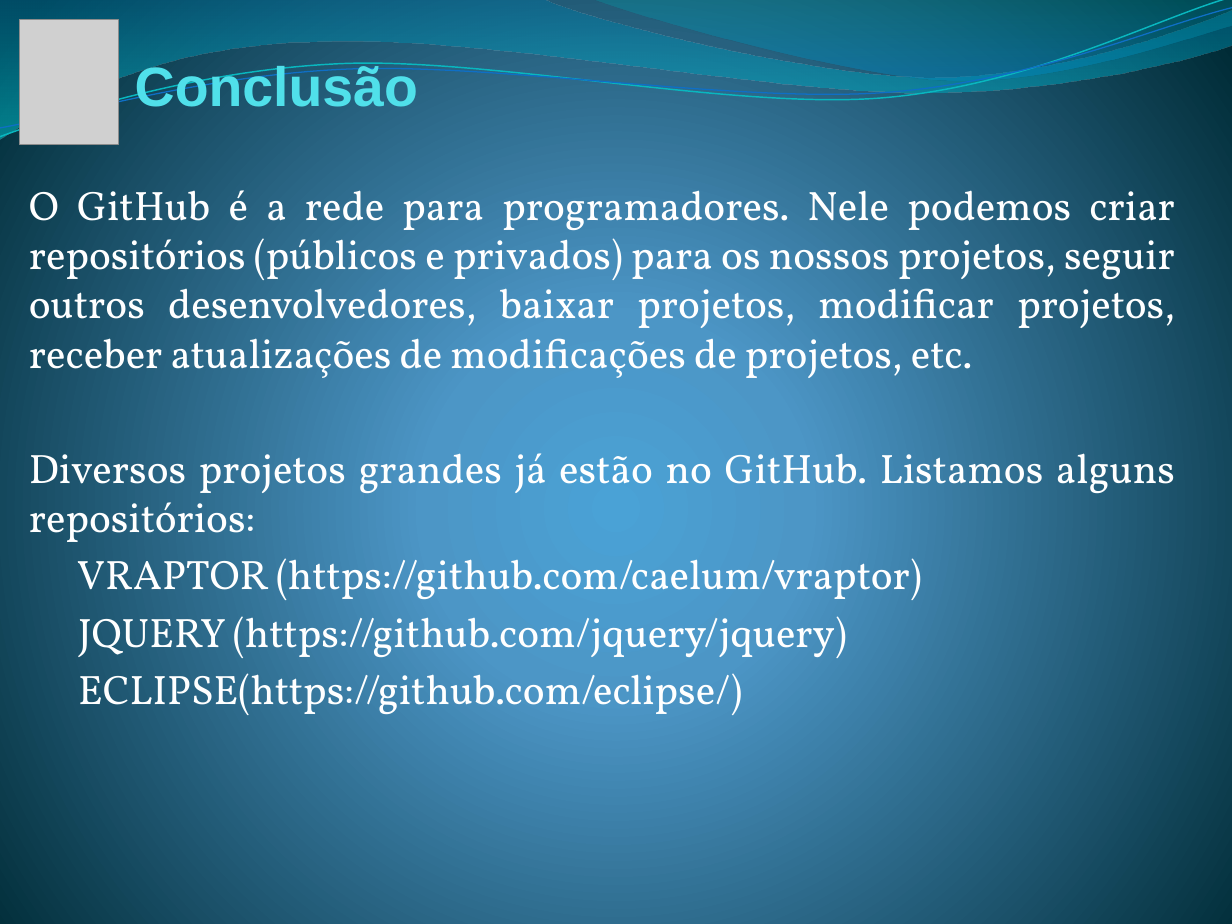
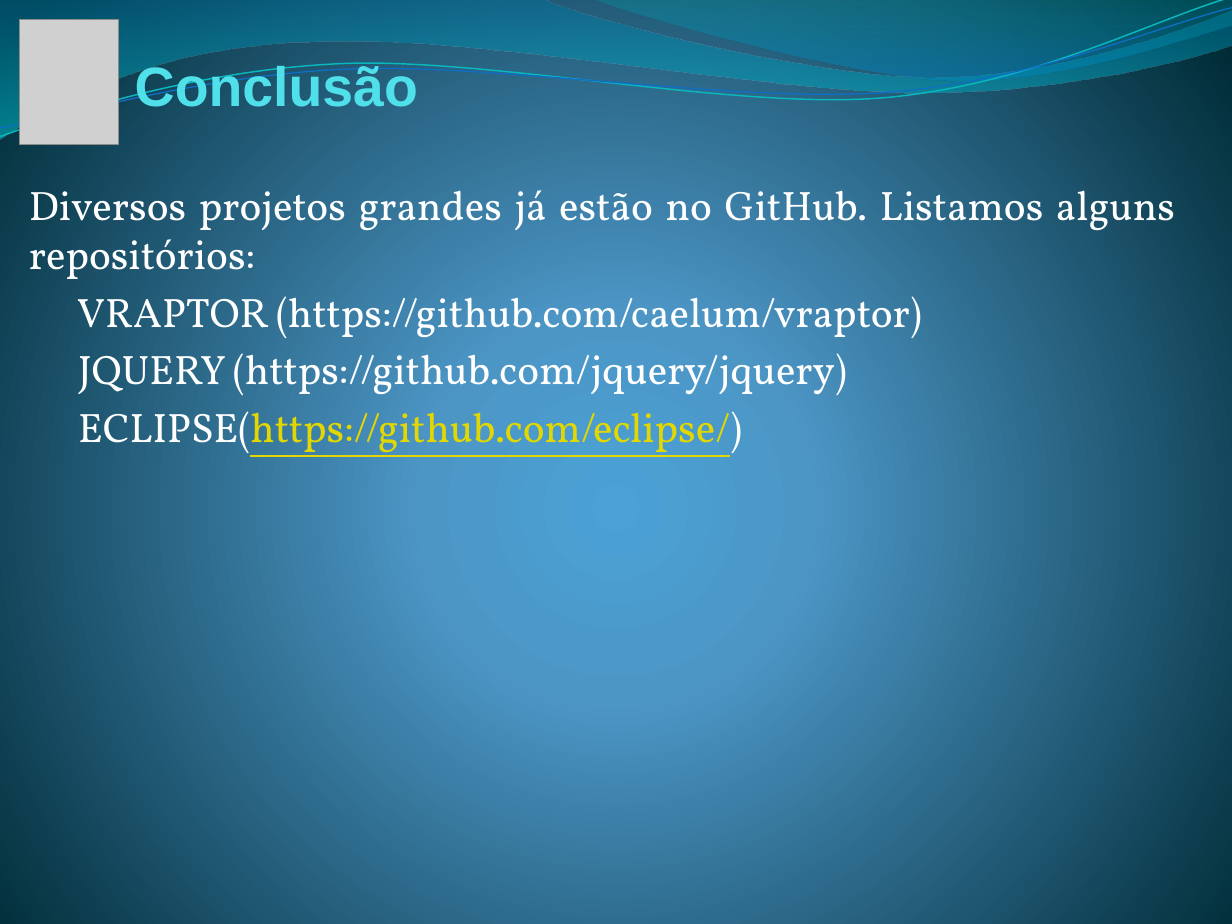
Before and after one commit to gvalman/test, a slide deck: slide 15 of GitHub Seminario.pptx (slide 13 before the commit). Drawn at 1232x924 pixels with LibreOffice and Linux fonts; fonts in the diff are those of the drawing; grey boxes stand for pictures. Boxes give left, top, right and bottom in pixels: in the first picture for what was removed or moved away, otherwise in the second. Text is boxed around its words. In the diff, an @@ line names an element or a change of style, - is before the commit and + after.

```diff
--- a/GitHub Seminario.pptx
+++ b/GitHub Seminario.pptx
@@ subtitle at (x1=29, y1=190, x2=1175, y2=378): paragraph removed @@
-O GitHub é a rede para programadores. Nele podemos criar repositórios (públicos e privados) para os nossos projetos, seguir outros desenvolvedores, baixar projetos, modificar projetos, receber atualizações de modificações de projetos, etc.
@@ subtitle at (x1=78, y1=402, x2=742, y2=460): text colour #FFFFFF to #E2D700, underline on in "ECLIPSE(https://github.com/eclipse/)" @@
```
Also in this commit, not shown: 6 other slides changed, 2 slides added.
